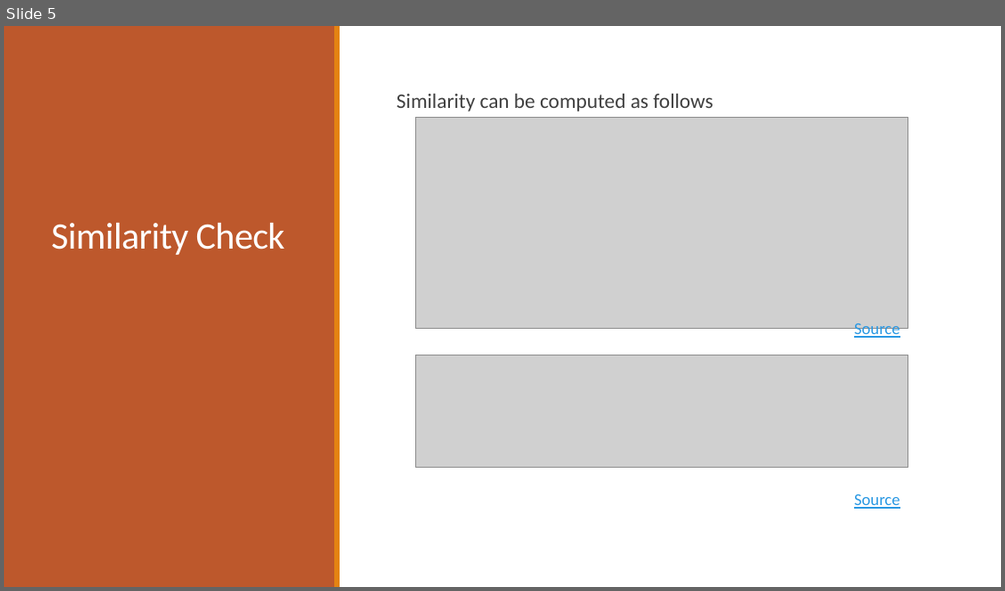
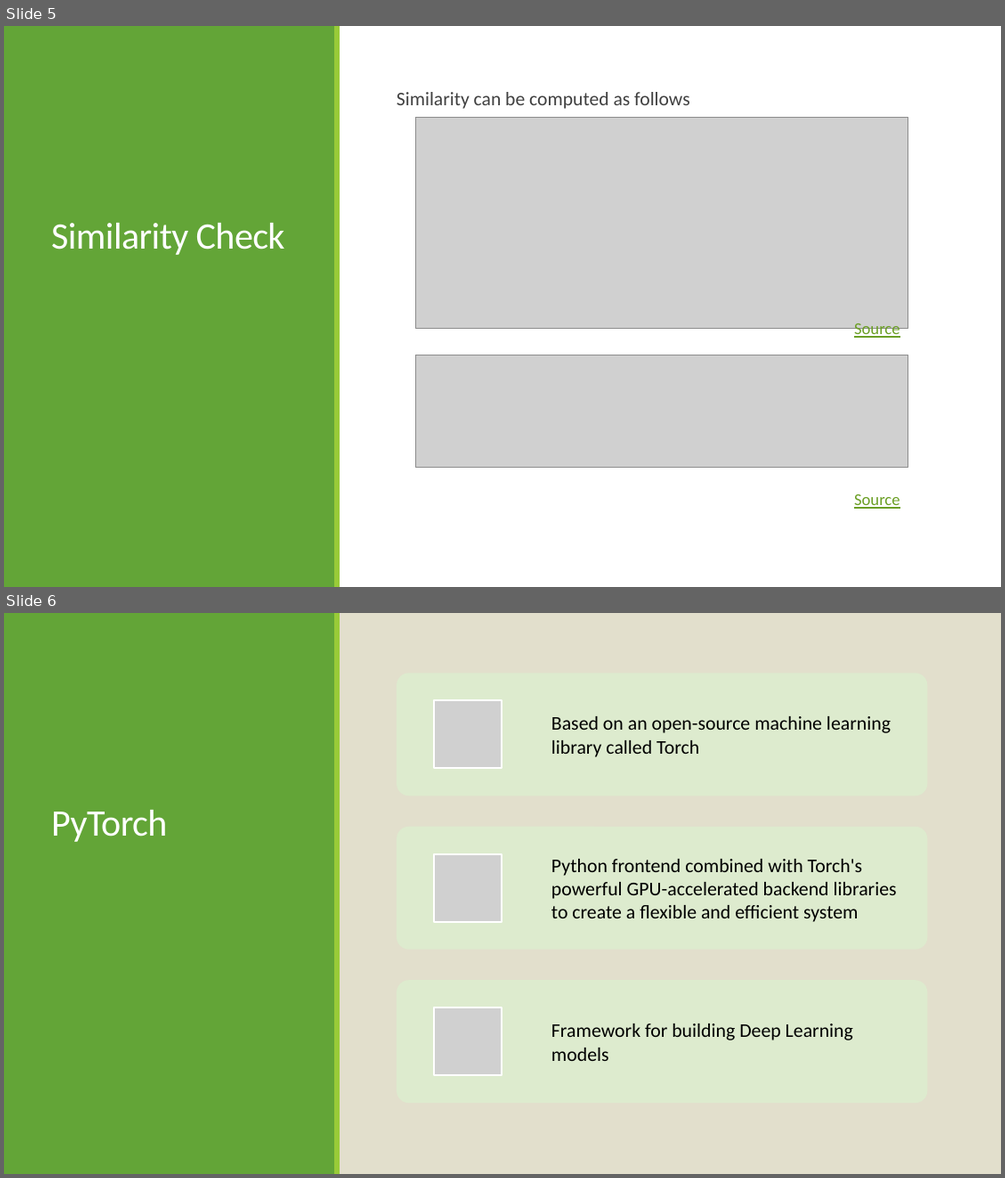
Before and after one commit to ChrisAlex2104/-Recommendation-using-Collaborative-Filtering, a slide deck: AI presentation.pptx. Shown one above the other, each under a label of ours: slide 5 before the commit, slides 5 and 6 after it. The pictures are 1005x591 and 1005x1178 pixels, drawn with LibreOffice and Linux fonts; fonts in the diff are those of the drawing; grey boxes stand for pictures. Boxes give left, top, right and bottom in pixels: in the first picture for what was removed or moved away, otherwise in the second. Text is boxed around its words. In the diff, an @@ line names an element or a change of style, - is before the commit and + after.

Commit message:
Neural network model summary

```diff
--- a/AI presentation.pptx
+++ b/AI presentation.pptx
@@ slide 6 added at (4,613,1001,1174), background #E2DFCC; not listed: 2 template elements that a slide beside it also shows @@
@@ title added at (51,810,167,842), 27 pt, text #FFFFFF @@
+PyTorch
@@ group added at (396,673,927,1103): 3 rounded rectangles, 3 pictures, 3 texts @@
+Based on an open-source machine learning library called Torch
+Python frontend combined with Torch's powerful GPU-accelerated backend libraries to create a flexible and efficient system
+Framework for building Deep Learning models
@@ slide 5 changed as well @@
@@ rectangle at (4,26,335,586): fill #BD582C to #63A537 @@
@@ rectangle at (334,26,339,586): fill #E48312 to #99CB38 @@
@@ text "Similarity can be computed as ..." at (396,92,690,109): size 15 to 13.9 pt; line spacing 0.9 to 0.8 @@
@@ text "Source" at (854,323,900,339): text colour #2998E3 to #6B9F25 @@
@@ text "Source" at (854,494,900,508): text colour #2998E3 to #6B9F25 @@
```
Also in this commit, not shown: 4 other slides changed, 12 other slides added, 1 other file.
